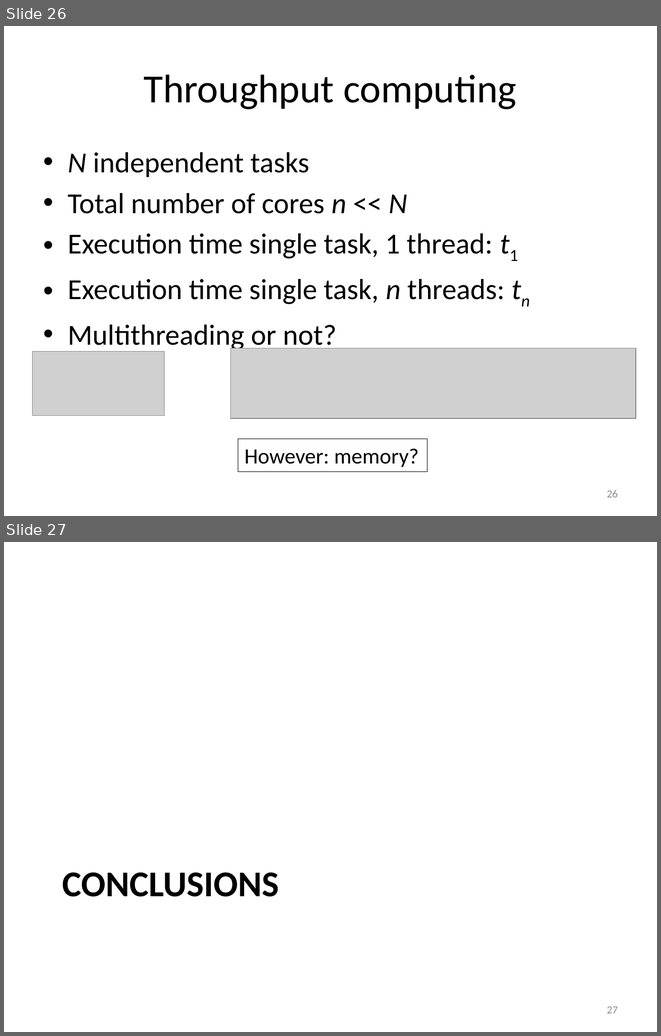
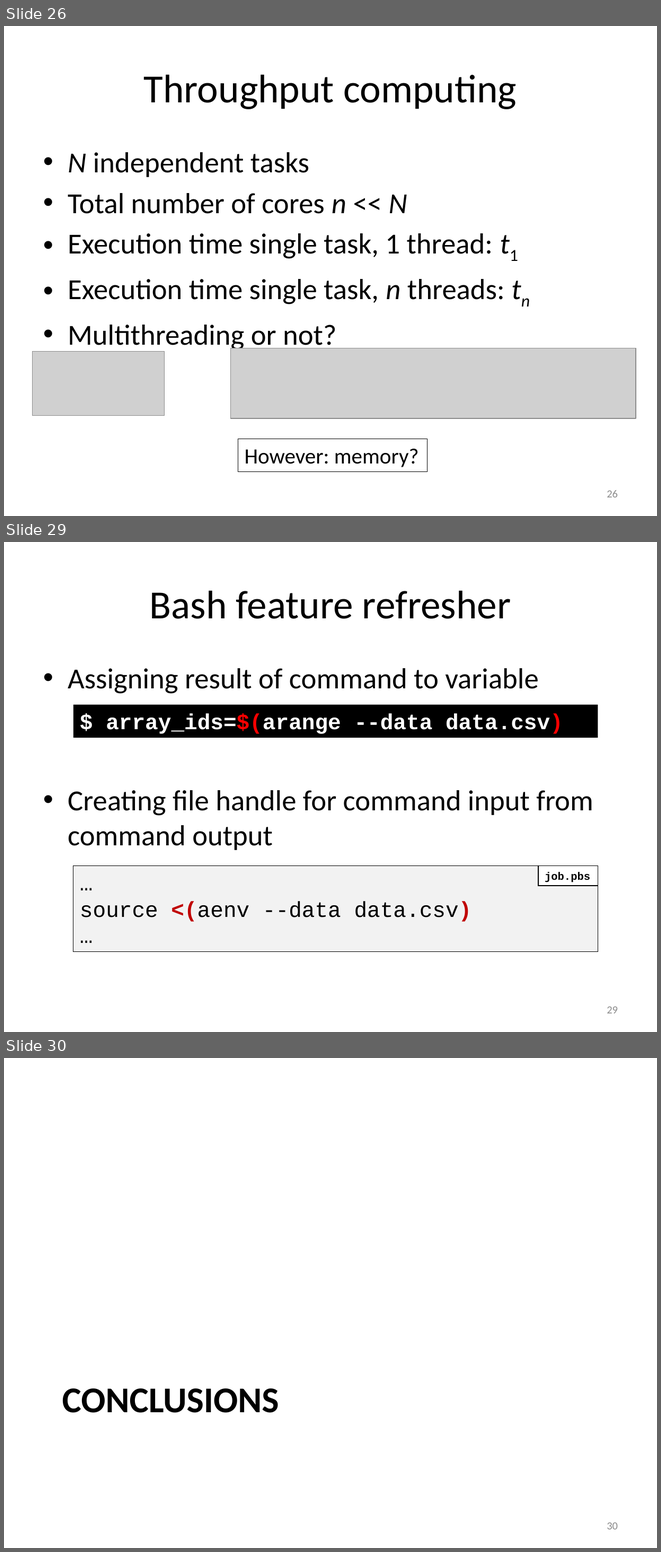
Before and after one commit to gjbex/atools, a slide deck: atools.pptx. Shown one above the other, each under a label of ours: slides 26 and 27 before the commit, slides 26, 29 and 30 after it; the slides between them are not shown. The pictures are 661x1036 and 661x1552 pixels, drawn with LibreOffice and Linux fonts; fonts in the diff are those of the drawing; grey boxes stand for pictures. Boxes give left, top, right and bottom in pixels: in the first picture for what was removed or moved away, otherwise in the second. Text is boxed around its words. In the diff, an @@ line names an element or a change of style, - is before the commit and + after.

```diff
--- a/atools.pptx
+++ b/atools.pptx
@@ slide 29 added at [4, 542, 657, 1032], background #FFFFFF @@
@@ title added at [150, 590, 511, 619], 44 pt, text #000000 @@
+Bash feature refresher
@@ text added at [68, 668, 593, 850], 32 pt, text #000000 @@
+• Assigning result of command to variable
+• Creating file handle for command input from command output
@@ rectangle added at [73, 705, 598, 737], fill #000000, 24 pt, text #FFFFFF, bold @@
+$ array_ids=$(arange --data data.csv)
@@ rectangle added at [73, 866, 598, 951], fill #F2F2F2, outline #000000 0.75 pt, 24 pt, text #000000 @@
+…
+source <(aenv --data data.csv)
+…
@@ rectangle added at [538, 866, 598, 885], fill #FFFFFF, outline #000000 0.75 pt, 12 pt, text #000000, bold @@
+job.pbs
@@ page number added at [607, 1006, 618, 1013], 12 pt, text #8C8C8C @@
+29
@@ what was slide 27 is now slide 30 @@
@@ page number at [607, 1522, 618, 1529]: text changed @@
-27
+30
```
Also in this commit, not shown: 2 other slides added.
